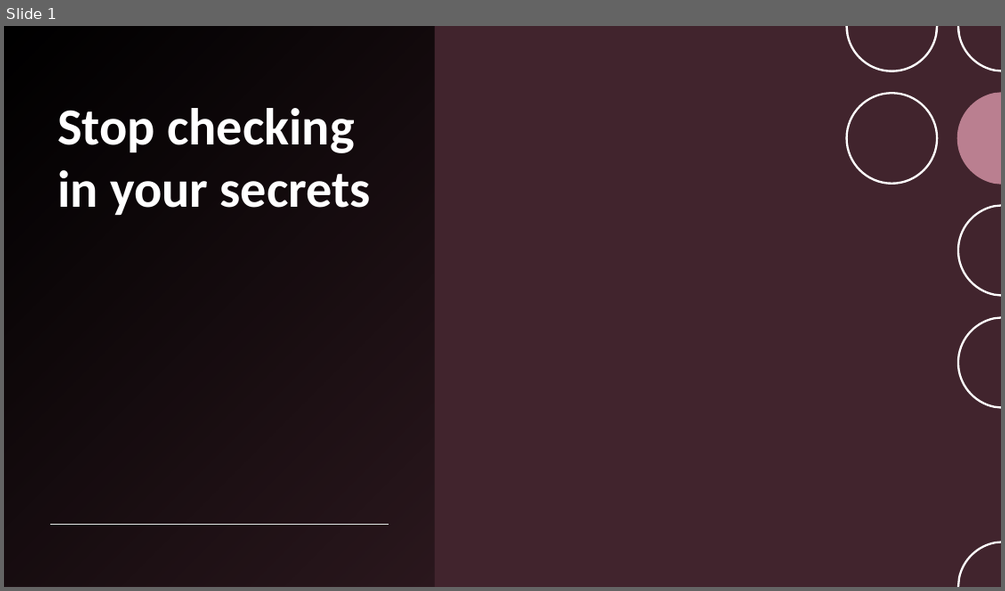
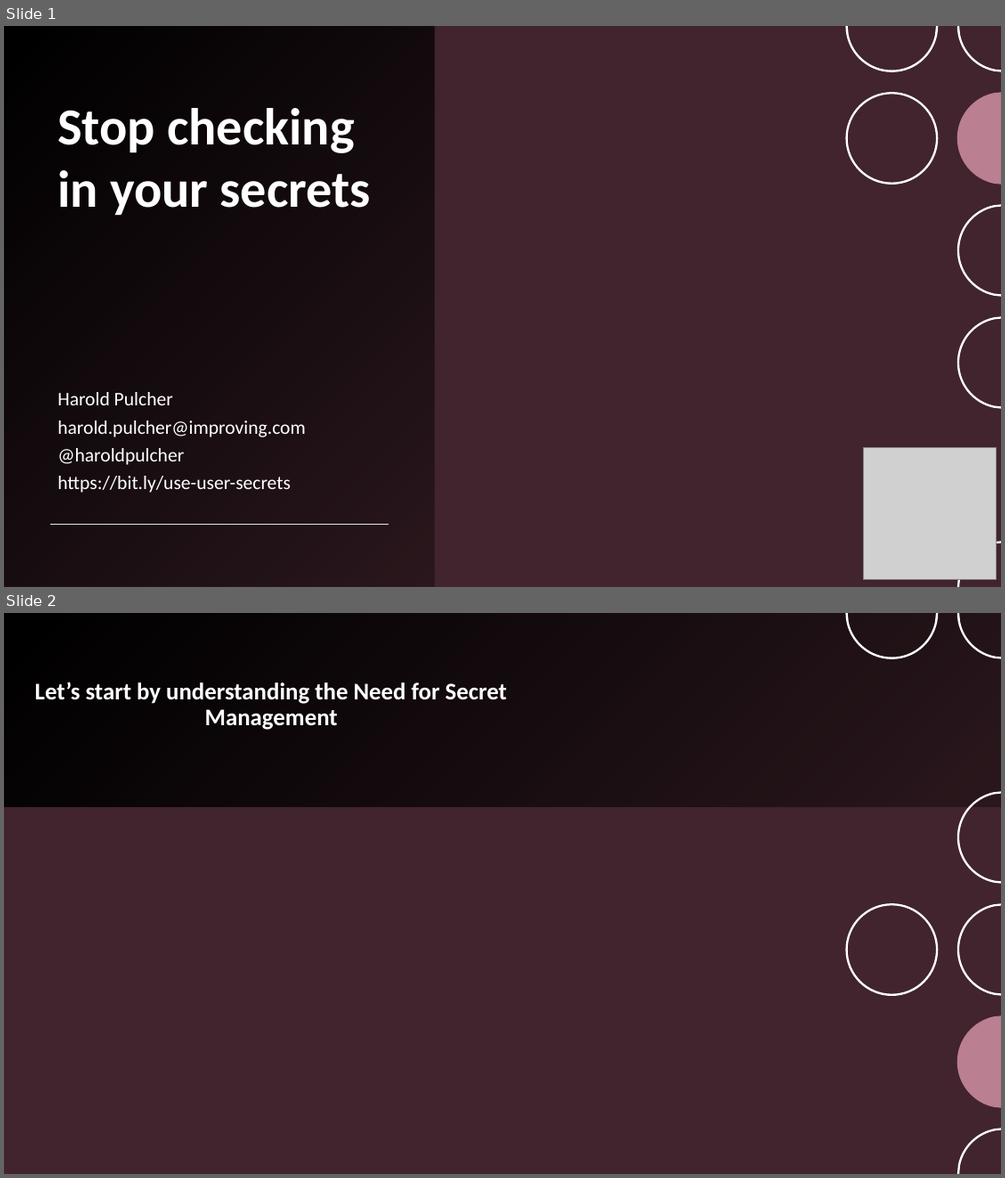
Before and after one commit to pulcher/stop-checking-in-secrets, a slide deck: stop-checking-in-secrets.pptx. Shown one above the other, each under a label of ours: slide 1 before the commit, slides 1 and 2 after it. The pictures are 1005x591 and 1005x1178 pixels, drawn with LibreOffice and Linux fonts; fonts in the diff are those of the drawing; grey boxes stand for pictures; background and template pictures are left out. Boxes give left, top, right and bottom in pixels: in the first picture for what was removed or moved away, otherwise in the second. Text is boxed around its words. In the diff, an @@ line names an element or a change of style, - is before the commit and + after.

```diff
--- a/stop-checking-in-secrets.pptx
+++ b/stop-checking-in-secrets.pptx
@@ slide 2 added at [4, 613, 1001, 1174], background picture (left out) @@
@@ rectangle added at [4, 613, 1001, 1174], fill #41242D @@
@@ rectangle added at [4, 613, 1001, 807], fill gradient #000000 @@
@@ group added at [511, 613, 1001, 1174]: 13 freeform shapes @@
@@ group added at [734, 613, 1001, 1174]: 7 freeform shapes @@
@@ title added at [35, 682, 507, 730], 23 pt, text #FFFFFF, bold @@
+Let’s start by understanding the Need for Secret Management
@@ group added at [846, 613, 1001, 1174]: 7 freeform shapes @@
@@ slide 1 changed as well @@
@@ subtitle added at [57, 392, 305, 492], 18.5 pt, text #FFFFFF @@
+Harold Pulcher
+harold.pulcher@improving.com
+@haroldpulcher
+https://bit.ly/use-user-secrets
@@ picture added at [864, 448, 996, 580] @@
```
Also in this commit, not shown: 12 other slides added, 1 other file.
